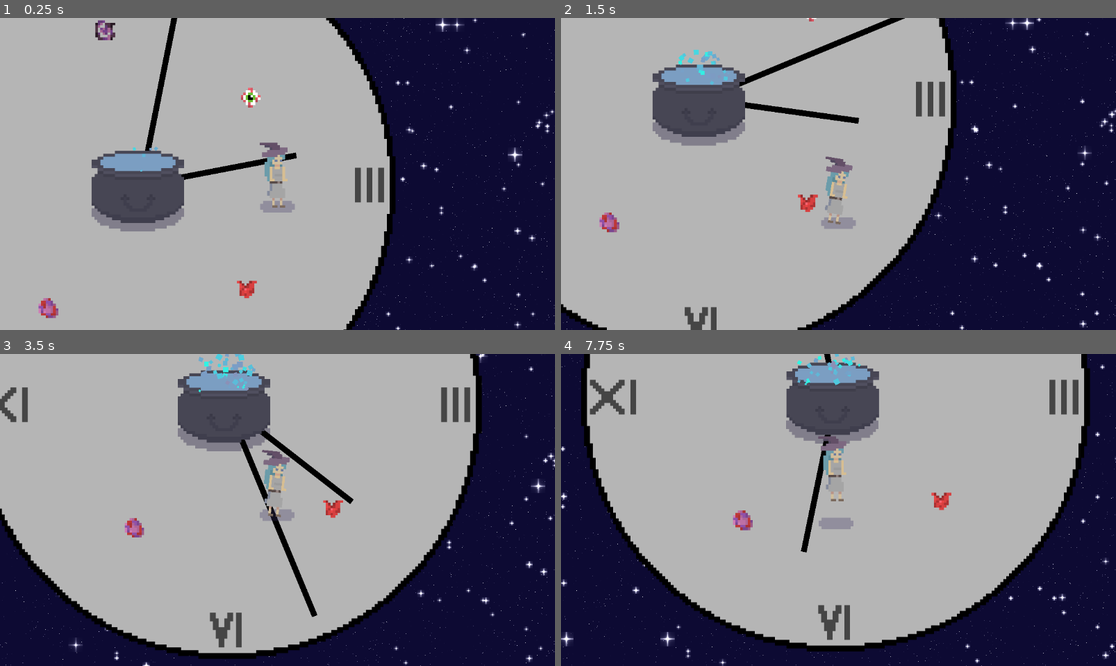
Above: before the commit, frames 1-4 (two rows, left to right).
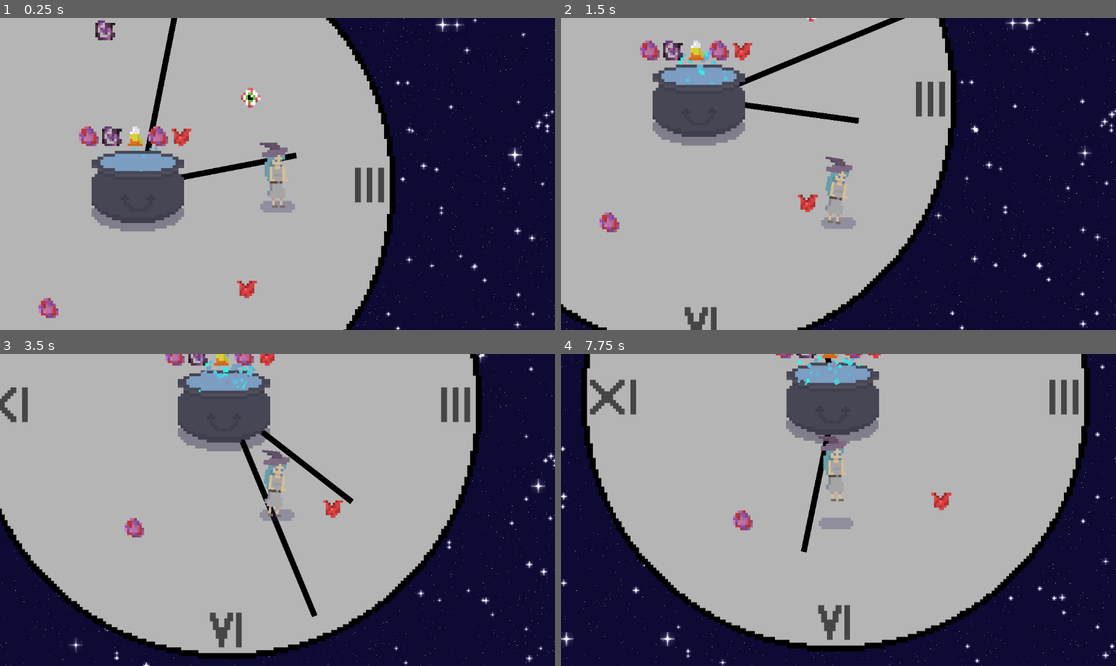
Above: after the commit, the same moments.

Repository: arrowira/miniJam189
Game: Godot game, scene res://Scenes/main.tscn
The game is run twice, just before and just after one commit, with the same random seed, the same clock (stepped at 60 frames per second) and the same inputs.
Inputs:
- Up to frame 1 (0.25 s): no input
- Up to frame 2 (1.5 s): hold A (right) 0.53-1.28 s; tap Space (jump) at 0.77 s; hold S (down) from 1.28 s (still down)
- Up to frame 3 (3.5 s): tap Space (jump) at 1.52, 3.02 s; release S (down) at 2.03 s; hold A (right) 2.03-2.78 s; hold W (up) from 2.78 s (still down)
- Up to frame 4 (7.75 s): release W (up) at 3.53 s; hold D (left) 3.53-5.03 s; tap Space (jump) at 3.77, 4.52, 6.02, 6.77, 7.52 s; hold S (down) 5.03-5.78 s; hold A (right) 5.78-6.53 s; hold W (up) 6.53-7.28 s; hold A (right) from 7.28 s (still down)

The runs differ from the first frame. In frame 1, 0.8% of the frame differs, in the area x 14-35%, y 34-42%; in frame 2, 0.8%; in frame 3, 0.5%; in frame 4, 0.2%.

Commit message:
Caludron Items

Diff:
--- a/minijam189/Scenes/Cauldron.tscn
+++ b/minijam189/Scenes/Cauldron.tscn
@@ -1,8 +1,9 @@
-[gd_scene load_steps=11 format=3 uid="uid://ceou6ww1oulsy"]
+[gd_scene load_steps=12 format=3 uid="uid://ceou6ww1oulsy"]
 
 [ext_resource type="Texture2D" uid="uid://bclwgpdsc6s1m" path="res://sprites/large Shadow-1.png (1).png" id="1_ge2nr"]
 [ext_resource type="Script" path="res://Scripts/cauldron.gd" id="1_j0e8q"]
 [ext_resource type="Texture2D" uid="uid://cr6gbmelb0d2e" path="res://sprites/cauldron-1.png.png" id="1_rw2sa"]
+[ext_resource type="Script" path="res://Scenes/CauldronManager.gd" id="1_utyoj"]
 
 [sub_resource type="RectangleShape2D" id="RectangleShape2D_6ksj4"]
 size = Vector2(636, 347.5)
@@ -38,6 +39,7 @@
 [sub_resource type="CanvasTexture" id="CanvasTexture_xnucd"]
 
 [node name="Cauldron" type="Node2D"]
+script = ExtResource("1_utyoj")
 
 [node name="StaticBody2D" type="StaticBody2D" parent="."]
 position = Vector2(1, 50.5)
--- /dev/null
+++ b/minijam189/Scenes/CauldronManager.gd
@@ -0,0 +1,45 @@
+extends Node2D
+
+var Going = false
+var items = []
+# Called when the node enters the scene tree for the first time.
+func _ready() -> void:
+	StartRecipe(5)
+	pass
+
+
+# Called every frame. 'delta' is the elapsed time since the previous frame.
+func _process(delta: float) -> void:
+	pass
+#cauldron coords -21 31
+func StartRecipe(amt):
+	var d = -21-(160*(amt/2))
+	var rng = RandomNumberGenerator.new()
+	rng.randomize()
+	for i in range(amt):
+		rng.randomize()
+		var n = rng.randi_range(1, 5)
+		var Texture = "";
+		match n:
+			1:
+				Texture = "res://sprites/Eyeball.png"
+			2:
+				Texture = "res://sprites/WashingMachineHeart.png"
+			3:
+				Texture = "res://sprites/StrangeLump.png"
+			4:
+				Texture = "res://sprites/CandyCorn.png"
+			5:
+				Texture = "res://sprites/VoidEssence.png"
+		var sprite = Sprite2D.new()
+		sprite.texture = load(Texture)
+		sprite.scale.x = 17
+		sprite.scale.y = 17
+		sprite.position.x = d
+		d+=160
+		sprite.position.y = -300
+		sprite.texture_filter = sprite.TEXTURE_FILTER_NEAREST
+		get_node(get_path()).add_child(sprite)
+		pass
+
+	pass
